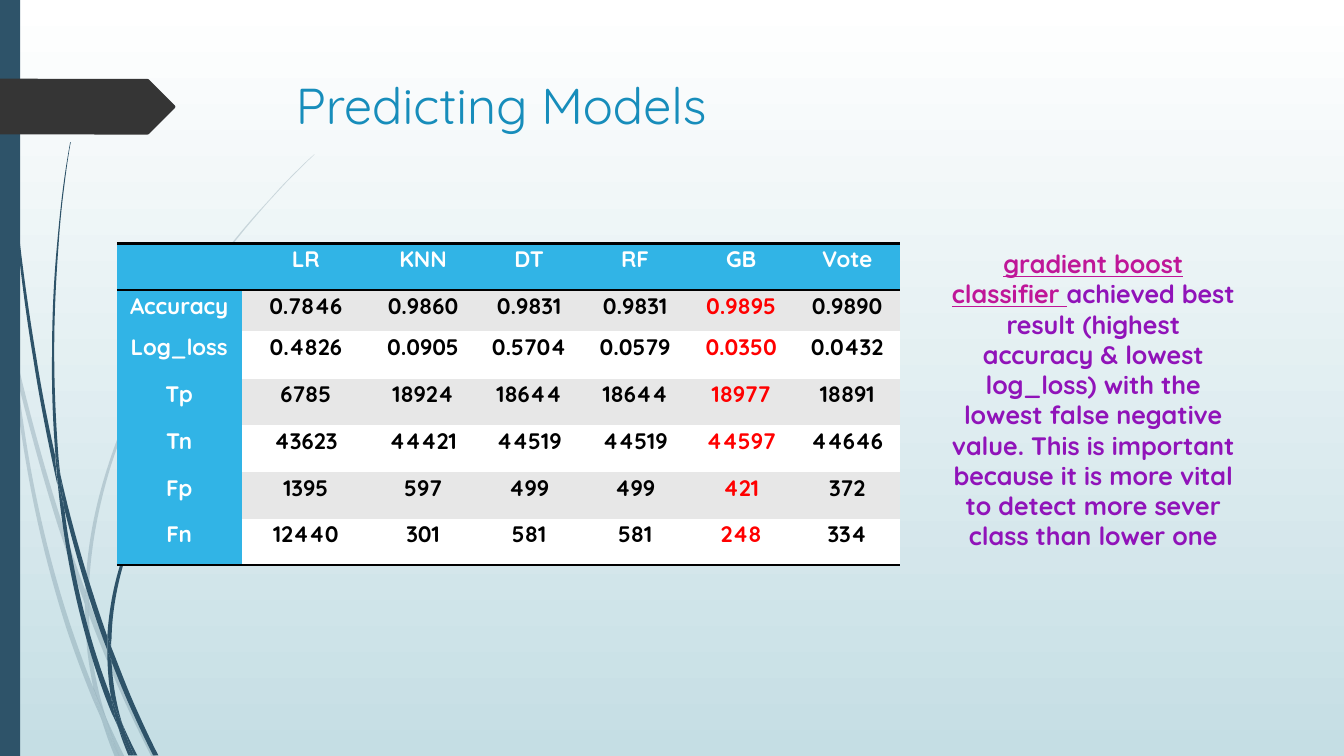
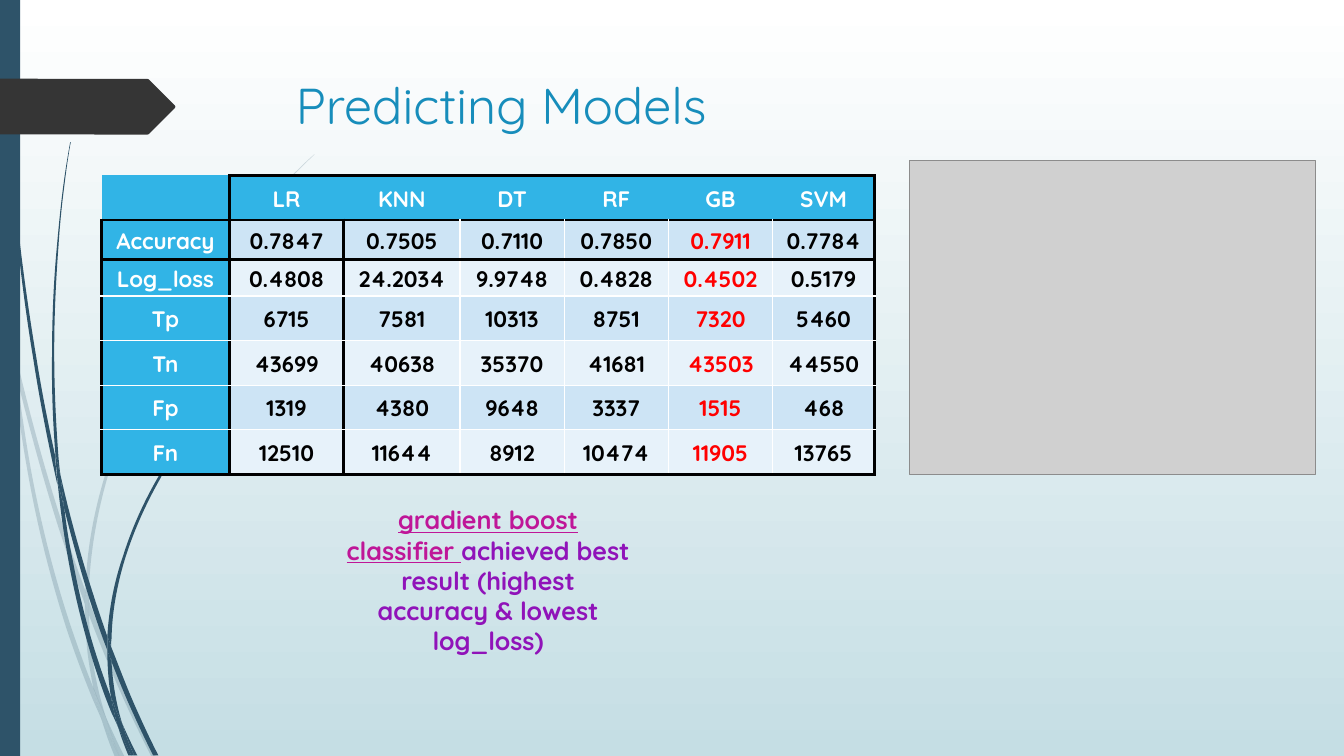
Before and after one commit to dr-askar/IBM_capstone, a slide deck: slide 16 of Predicting the severity of accidents.pptx. Drawn at 1344x756 pixels with LibreOffice and Linux fonts; fonts in the diff are those of the drawing; grey boxes stand for pictures. Boxes give left, top, right and bottom in pixels: in the first picture for what was removed or moved away, otherwise in the second. Text is boxed around its words. In the diff, an @@ line names an element or a change of style, - is before the commit and + after.

```diff
--- a/Predicting the severity of accidents.pptx
+++ b/Predicting the severity of accidents.pptx
@@ table at [102, 175, 873, 475] @@
-row 1, column 7: Vote
+row 1, column 7: SVM
-row 2: Accuracy | 0.7846 | 0.9860 | 0.9831 | 0.9831 | 0.9895 | 0.9890
+row 2: Accuracy | 0.7847 | 0.7505 | 0.7110 | 0.7850 | 0.7911 | 0.7784
-row 3: Log_loss | 0.4826 | 0.0905 | 0.5704 | 0.0579 | 0.0350 | 0.0432
+row 3: Log_loss | 0.4808 | 24.2034 | 9.9748 | 0.4828 | 0.4502 | 0.5179
-row 4: Tp | 6785 | 18924 | 18644 | 18644 | 18977 | 18891
+row 4: Tp | 6715 | 7581 | 10313 | 8751 | 7320 | 5460
-row 5: Tn | 43623 | 44421 | 44519 | 44519 | 44597 | 44646
+row 5: Tn | 43699 | 40638 | 35370 | 41681 | 43503 | 44550
-row 6: Fp | 1395 | 597 | 499 | 499 | 421 | 372
+row 6: Fp | 1319 | 4380 | 9648 | 3337 | 1515 | 468
-row 7: Fn | 12440 | 301 | 581 | 581 | 248 | 334
+row 7: Fn | 12510 | 11644 | 8912 | 10474 | 11905 | 13765
@@ fill #E7E7E7 to #CEE5F5 in 18 cells @@
@@ fill #FFFFFF to #E8F2FA in 18 cells @@
@@ borders changed @@
@@ table: place and size @@
-table at [117, 244, 900, 566]
+table at [102, 175, 873, 475]
@@ picture added at [909, 160, 1315, 475] @@
@@ text at [347, 510, 630, 655]: text changed @@
-gradient boost classifier achieved best result (highest accuracy & lowest log_loss) with the lowest false negative value. This is important because it is more vital to detect more sever class than lower one
+gradient boost classifier achieved best result (highest accuracy & lowest log_loss)
```
Also in this commit, not shown: 1 other slide changed, 2 slides added, 1 slide removed, 3 other files.
